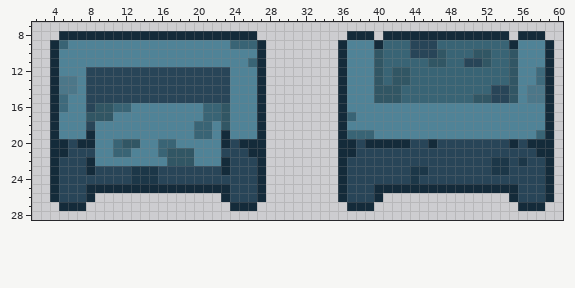
One commit to this pixel-art sprite: sprites/png/couch_1.ase.png. This is how it looked before the edit.
The file is 64x32 pixels. Shown: x 2..60, y 7..28. The old version is drawn lined up with the new one.
The same view after the edit:
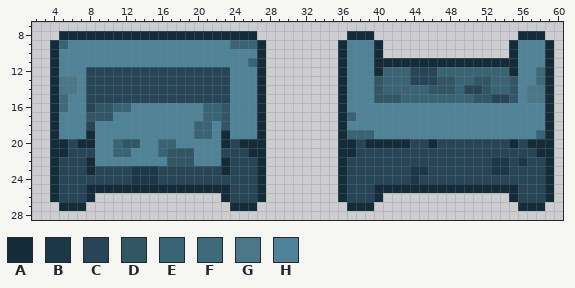
Palette (. is transparent): A #142b3a  B #1c3748  C #284558  D #315664  E #396475  F #3e6a7c  G #4c7789  H #508397
The edit:
whole drawing moved by -1,+2 (the old picture is shown already moved)
The edit turns colour C into colour A in row 11 at x 50 to 51.
The edit turns colour D into colour A in row 10 at x 40 and 55; in row 11 at x 40, 46 to 47, 52 and 55; in row 12 at x 40 and 55.
The edit turns colour E into colour A in row 11 at x 41 to 45, 48 to 49 and 53 to 54.
The edit turns colour E into colour C in rows 12 to 13 at x 44 to 46; in row 14 at x 50 to 51.
The edit turns colour E into colour D in row 13 at x 47 to 48 and 51 to 52; in row 14 at x 46 to 48 and 52.
The edit turns colour C into colour E in row 14 at x 53 to 54.
The edit turns colour D into colour E in rows 12 to 13 at x 42 to 43; in row 14 at x 41 to 42.
Colour A is gone in row 8 at x 41 to 54.
Colour C is gone in rows 9 to 10 at x 44 to 46.
Colour D is gone in row 10 at x 47 and 51 to 52.
Colour E is gone in row 9 at x 41 to 43 and 47 to 54; in row 10 at x 41 to 43, 48 to 50 and 53 to 54.
Pixel boxes of the changes (left, top, right, bottom) in both pictures:
changed: (374, 31, 518, 94)
